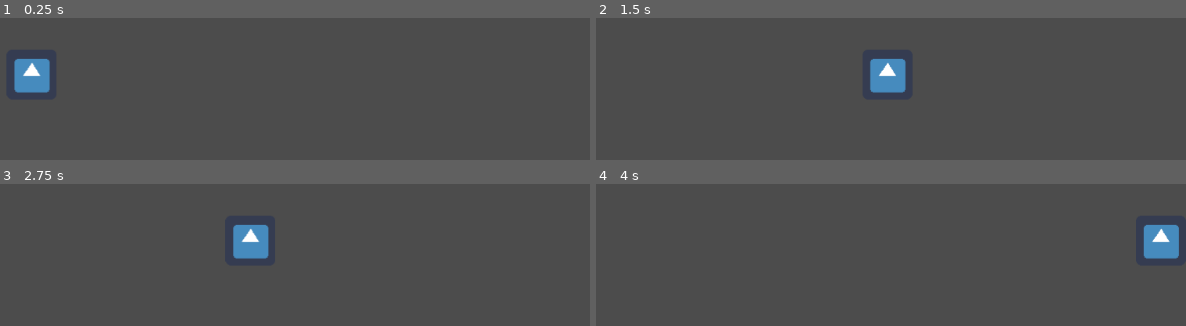
Above: before the commit, frames 1-4 (two rows, left to right).
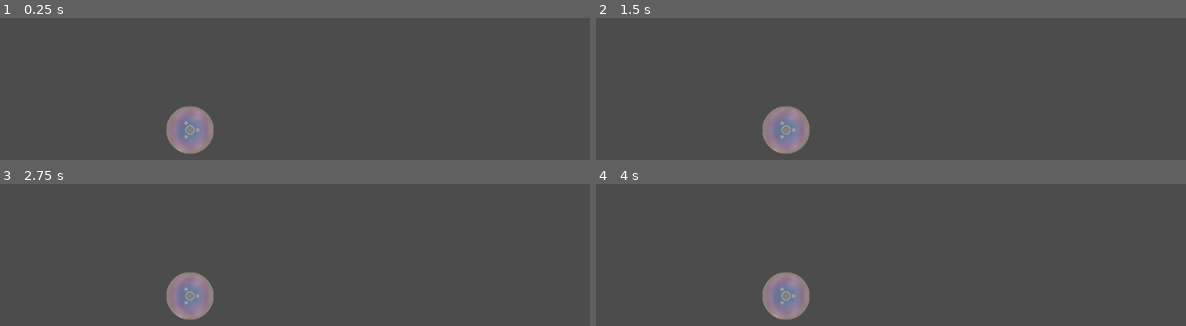
Above: after the commit, the same moments.

Repository: Mewtastic/4-bullet-gun
Game: Godot game, scene res://Scenes/Level one.tscn
Two runs of this game, one before a commit and one after it. Both use one fixed random seed, a clock stepped at 60 frames per second and the inputs below. The project has no main scene, so this scene is started directly. The engine's default icon, where the game draws it, is replaced by a stand-in: a white triangle on a blue panel in a dark square.
Inputs (mouse positions are in pixels of both pictures, inside the frame that each line leads up to):
- Up to frame 1 (0.25 s): no input
- Up to frame 2 (1.5 s): tap Enter at 0.5 s; move the mouse to (961, 106) at 0.52 s; hold D (right) from 0.53 s (still down); click (961, 106) at 0.6 s; move the mouse to (625, 152) at 1.27 s; click (625, 152) at 1.35 s
- Up to frame 3 (2.75 s): move the mouse to (271, 192) at 2.02 s; release D (right) at 2.03 s; hold A (left) from 2.03 s (still down); click (271, 192) at 2.1 s
- Up to frame 4 (4 s): move the mouse to (outside the picture) at 2.77 s; release A (left) at 2.78 s; hold D (right) from 2.78 s (still down); click (outside the picture) at 2.85 s; move the mouse to (outside the picture) at 3.52 s; click (outside the picture) at 3.6 s

The runs differ from the first frame. In frame 1, 3.6% of the frame differs, in the area x 2-37%, y 28-96%; in frame 2, 3.6%; in frame 3, 3.6%, in the area x 28-46%, y 28-96%; in frame 4, 3.6%.

Commit message:
A lot of stuff

Diff:
--- /dev/null
+++ b/Assets/Instances/Bullet.tscn
@@ -0,0 +1,33 @@
+[gd_scene load_steps=4 format=2]
+
+[ext_resource path="res://Assets/Sprites/icon.png" type="Texture" id=1]
+[ext_resource path="res://Scripts/Bullet.gd" type="Script" id=2]
+
+[sub_resource type="RectangleShape2D" id=1]
+extents = Vector2( 21.9386, 6.77795 )
+
+[node name="Bullet" type="KinematicBody2D"]
+visible = false
+collision_layer = 2
+collision_mask = 0
+script = ExtResource( 2 )
+__meta__ = {
+"_edit_group_": true
+}
+
+[node name="Sprite" type="Sprite" parent="."]
+modulate = Color( 0.980392, 0.0352941, 0.0352941, 1 )
+position = Vector2( 0.198418, 0.19843 )
+scale = Vector2( 0.68376, 0.237304 )
+texture = ExtResource( 1 )
+
+[node name="CollisionShape2D" type="CollisionShape2D" parent="."]
+shape = SubResource( 1 )
+
+[node name="Area2D" type="Area2D" parent="."]
+collision_layer = 2
+collision_mask = 4
+
+[node name="CollisionShape2D" type="CollisionShape2D" parent="Area2D"]
+shape = SubResource( 1 )
+[connection signal="area_shape_entered" from="Area2D" to="." method="_on_Area2D_area_shape_entered"]
--- a/Assets/Instances/Player.tscn
+++ b/Assets/Instances/Player.tscn
@@ -1,16 +1,24 @@
 [gd_scene load_steps=4 format=2]
 
-[ext_resource path="res://Assets/Sprites/icon.png" type="Texture" id=1]
+[ext_resource path="res://Assets/Sprites/Sphere.png" type="Texture" id=1]
 [ext_resource path="res://Scripts/Player.gd" type="Script" id=2]
 
-[sub_resource type="RectangleShape2D" id=1]
-extents = Vector2( 30.6042, 31.5238 )
+[sub_resource type="CircleShape2D" id=1]
+radius = 30.8397
 
 [node name="Player" type="KinematicBody2D"]
+collision_mask = 4
 script = ExtResource( 2 )
+__meta__ = {
+"_edit_group_": true
+}
 
 [node name="Sprite" type="Sprite" parent="."]
+scale = Vector2( 0.23, 0.23 )
 texture = ExtResource( 1 )
 
 [node name="CollisionShape2D" type="CollisionShape2D" parent="."]
 shape = SubResource( 1 )
+
+[node name="Camera2D" type="Camera2D" parent="."]
+current = true
--- a/Scenes/Level one.tscn
+++ b/Scenes/Level one.tscn
@@ -1,17 +1,56 @@
-[gd_scene load_steps=3 format=2]
+[gd_scene load_steps=4 format=2]
 
 [ext_resource path="res://Assets/Instances/Player.tscn" type="PackedScene" id=1]
+[ext_resource path="res://Assets/Instances/Bullet.tscn" type="PackedScene" id=2]
 
 [sub_resource type="RectangleShape2D" id=1]
-extents = Vector2( 445.254, 10 )
+extents = Vector2( 890.077, 29.941 )
 
 [node name="Level one" type="Node2D"]
 
 [node name="StaticBody2D" type="StaticBody2D" parent="."]
+position = Vector2( -81.7933, 378.812 )
+collision_layer = 4
+collision_mask = 4
+__meta__ = {
+"_edit_group_": true
+}
 
 [node name="CollisionShape2D" type="CollisionShape2D" parent="StaticBody2D"]
-position = Vector2( 506.348, 567.047 )
+position = Vector2( 511.388, 607.364 )
+shape = SubResource( 1 )
+
+[node name="Area2D" type="Area2D" parent="StaticBody2D"]
+collision_layer = 4
+collision_mask = 2
+
+[node name="CollisionShape2D" type="CollisionShape2D" parent="StaticBody2D/Area2D"]
+position = Vector2( 511.388, 607.364 )
+shape = SubResource( 1 )
+
+[node name="StaticBody2D2" type="StaticBody2D" parent="."]
+position = Vector2( 163.817, -379.377 )
+rotation = 1.5708
+collision_layer = 4
+collision_mask = 4
+__meta__ = {
+"_edit_group_": true
+}
+
+[node name="CollisionShape2D" type="CollisionShape2D" parent="StaticBody2D2"]
+position = Vector2( 511.388, 607.364 )
+shape = SubResource( 1 )
+
+[node name="Area2D" type="Area2D" parent="StaticBody2D2"]
+collision_layer = 4
+collision_mask = 2
+
+[node name="CollisionShape2D" type="CollisionShape2D" parent="StaticBody2D2/Area2D"]
+position = Vector2( 511.388, 607.364 )
 shape = SubResource( 1 )
 
 [node name="Player" parent="." instance=ExtResource( 1 )]
-position = Vector2( 309.363, 228.844 )
+
+[node name="Bullet" parent="." instance=ExtResource( 2 )]
+TargetPath = NodePath("../Player")
+[connection signal="teleport" from="Bullet" to="Player" method="_on_Bullet_teleport"]
--- /dev/null
+++ b/Scripts/Bullet.gd
@@ -0,0 +1,51 @@
+extends KinematicBody2D
+
+const PURPLE_BULLET = 0 # Teleport bullet
+const BLUE_BULLET = 1 # Obstacle trigger bullet. EX. Will explode barrels
+const GREEN_BULLET = 2 # Knockback bullet
+const YELLOW_BULLET = 3 # Bounce off walls and damage enemies
+const RED_BULLET = 4 # Shoots 3 bullets and damage enemies
+
+var bullet0 = 0
+var bullet1 = 0
+
+signal teleport
+
+var pos = Vector2()
+var prev_pos = Vector2()
+var speed = 1500
+var loaded = true
+var velocity = Vector2()
+
+export (NodePath) var TargetPath
+
+onready var TargetNode = get_node(TargetPath)
+onready var StartOffset = self.transform.origin - TargetNode.transform.origin
+
+func _ready():
+	randomize()
+	bullet0 = rand_range(0, 5)
+	bullet1 = rand_range(0, 5)
+
+func get_input():
+	if loaded:
+		look_at(get_global_mouse_position())
+	if Input.is_action_just_pressed("shoot") and loaded:
+		visible = true
+		loaded = false
+		velocity = Vector2(speed, 0).rotated(rotation)
+
+func _process(delta):
+	get_input()
+	if loaded:
+		self.transform.origin = TargetNode.transform.origin + StartOffset
+	velocity = move_and_slide(velocity)
+
+
+func _on_Area2D_area_shape_entered(area_id, area, area_shape, self_shape):
+	# Teleport
+	loaded = true
+	velocity = Vector2()
+	visible = false
+	pos = global_position
+	emit_signal("teleport", pos)
--- a/Scripts/Player.gd
+++ b/Scripts/Player.gd
@@ -1,20 +1,31 @@
 extends KinematicBody2D
 
 export (int) var speed = 350
+const GRAVITY = 1200
 
 var velocity = Vector2()
-
-func _ready():
-	pass # Replace with function body.
+var friction = 0.025
+var acceleration = 0.07
 
 func get_input():
+	var dir = 0
+	if Input.is_action_pressed("right"):
+		dir += 1
+	if Input.is_action_pressed("left"):
+		dir -= 1
+	if dir != 0:
+		# accelerate when there's input
+		velocity.x = lerp(velocity.x, dir * speed, acceleration)
+	else:
+		# slow down when there's no input
+		velocity.x = lerp(velocity.x, 0, friction)
+
+func _physics_process(delta):
+	get_input()
+	if not is_on_floor():
+		velocity.y += GRAVITY * delta
+	velocity = move_and_slide(velocity)
+
+func _on_Bullet_teleport(target):
 	velocity = Vector2()
-	if Input.is_action_pressed('right'):
-		velocity.x += 1
-	if Input.is_action_pressed('left'):
-		velocity.x -= 1
-	velocity = velocity.normalized() * speed
-
-func _process(delta):
-	get_input()
-	velocity = move_and_slide(velocity)
+	global_position = target
--- a/project.godot
+++ b/project.godot
@@ -17,6 +17,10 @@
 
 config/name="4 -bullet-gun"
 config/icon="res://Assets/Sprites/icon.png"
+
+[display]
+
+window/size/fullscreen=true
 
 [input]
 
@@ -84,18 +88,26 @@
 , Object(InputEventJoypadMotion,"resource_local_to_scene":false,"resource_name":"","device":0,"axis":0,"axis_value":-1.0,"script":null)
  ]
 }
+shoot={
+"deadzone": 0.5,
+"events": [ Object(InputEventMouseButton,"resource_local_to_scene":false,"resource_name":"","device":0,"alt":false,"shift":false,"control":false,"meta":false,"command":false,"button_mask":0,"position":Vector2( 0, 0 ),"global_position":Vector2( 0, 0 ),"factor":1.0,"button_index":1,"pressed":false,"doubleclick":false,"script":null)
+, Object(InputEventJoypadButton,"resource_local_to_scene":false,"resource_name":"","device":0,"button_index":2,"pressure":0.0,"pressed":false,"script":null)
+ ]
+}
 jump={
 "deadzone": 0.5,
 "events": [ Object(InputEventKey,"resource_local_to_scene":false,"resource_name":"","device":0,"alt":false,"shift":false,"control":false,"meta":false,"command":false,"pressed":false,"scancode":32,"unicode":0,"echo":false,"script":null)
 , Object(InputEventJoypadButton,"resource_local_to_scene":false,"resource_name":"","device":0,"button_index":0,"pressure":0.0,"pressed":false,"script":null)
  ]
 }
-shoot={
-"deadzone": 0.5,
-"events": [ Object(InputEventMouseButton,"resource_local_to_scene":false,"resource_name":"","device":0,"alt":false,"shift":false,"control":false,"meta":false,"command":false,"button_mask":0,"position":Vector2( 0, 0 ),"global_position":Vector2( 0, 0 ),"factor":1.0,"button_index":1,"pressed":false,"doubleclick":false,"script":null)
-, Object(InputEventJoypadButton,"resource_local_to_scene":false,"resource_name":"","device":0,"button_index":2,"pressure":0.0,"pressed":false,"script":null)
- ]
-}
+
+[layer_names]
+
+2d_physics/layer_1="Player"
+2d_physics/layer_2="Bullet"
+2d_physics/layer_3="Walls"
+2d_physics/layer_4="Enemies"
+2d_physics/layer_5="Obstacles"
 
 [rendering]
 
Binary file added: Assets/Sprites/Sphere.png
Not shown, added: Assets/Sprites/Sphere.png.import
